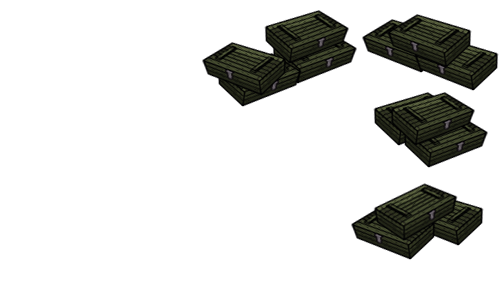
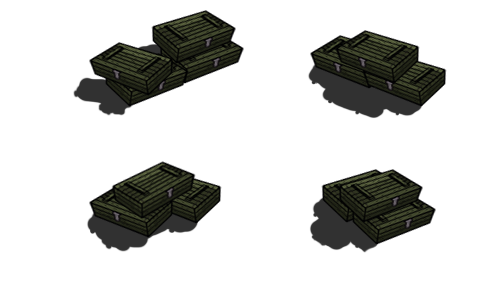
Two versions of the same layered image (500×300). Layer-by-layer changes:
painted on "şekil 1" over [307,14,499,119]
painted on "şekil 2" over [309,92,488,253]
painted on "şekil 3" over [87,161,484,260]
painted on "şekil 4" over [73,10,357,116]
